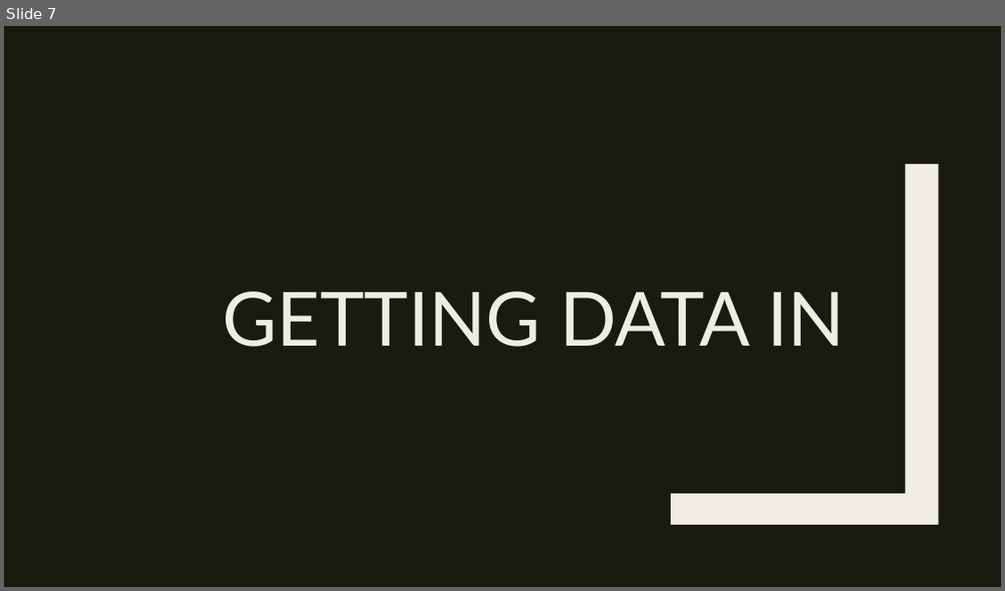
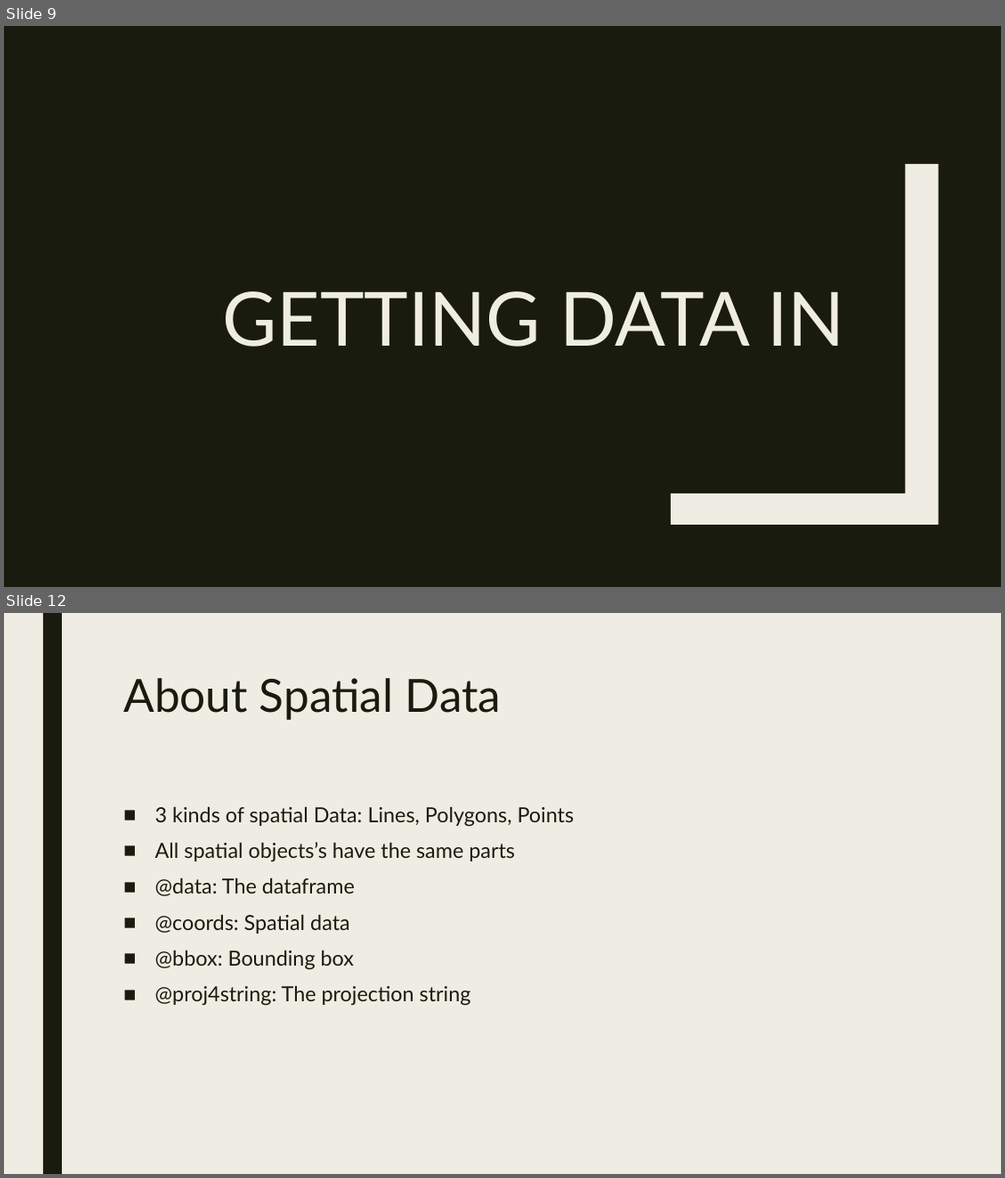
Before and after one commit to RforOperations2018/Class_9-Leaflet, a slide deck: Class 9.pptx. Shown one above the other, each under a label of ours: slide 7 before the commit, slides 9 and 12 after it; the slides between them are not shown. The pictures are 1005x591 and 1005x1178 pixels, drawn with LibreOffice and Linux fonts; fonts in the diff are those of the drawing. Boxes give left, top, right and bottom in pixels: in the first picture for what was removed or moved away, otherwise in the second. Text is boxed around its words. In the diff, an @@ line names an element or a change of style, - is before the commit and + after.

```diff
--- a/Class 9.pptx
+++ b/Class 9.pptx
@@ slide 12 added at (x1=4, y1=613, x2=1001, y2=1174), background #EFEDE3 @@
@@ rectangle added at (x1=43, y1=613, x2=62, y2=1174), fill #191B0E @@
@@ title added at (x1=123, y1=678, x2=502, y2=720), 44 pt, text #191B0E @@
+About Spatial Data
@@ text added at (x1=155, y1=806, x2=574, y2=1005), 20 pt, text #191B0E @@
+■ 3 kinds of spatial Data: Lines, Polygons, Points
+■ All spatial objects’s have the same parts
+■ @data: The dataframe
+■ @coords: Spatial data
+■ @bbox: Bounding box
+■ @proj4string: The projection string
@@ what was slide 7 is now slide 9 @@
```
Also in this commit, not shown: 2 slides changed, 18 other slides added, 3 slides removed, 1 other file.
